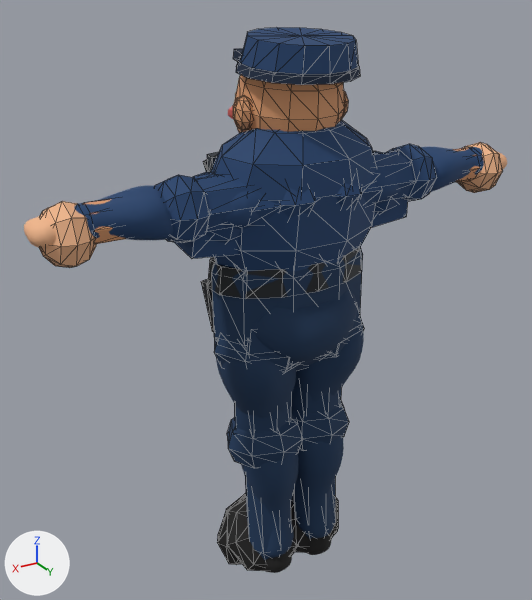
Before and after pictures for a commit that changed the glTF model assets/runtime/mixamo/characters/policeOfficer.glb.
One viewpoint serves both versions: a 50 mm camera at (1.252, 1.927, 1.14) aimed at (0.045, -0.084, 0.134). Lighting does not change. The marker at lower left points along +X, +Y and +Z. The first picture is the older version. Mesh edges are drawn as thin lines on the coarser meshes. Vertices at exactly the same position are counted once.

Objects in the first picture: 'PoliceOfficer_belt', 'PoliceOfficer_boot', 'PoliceOfficer_humanHands', 'PoliceOfficer_humanPants', 'PoliceOfficer_humanSleeves', 'PoliceOfficer_pants', 'PoliceOfficer_pantsJoint', 'PoliceOfficer_skin', 'PoliceOfficer_skinLight', 'PoliceOfficer_uniform', 'PoliceOfficer_uniformDark', 'PoliceOfficer_uniformJoint' and 4 more.
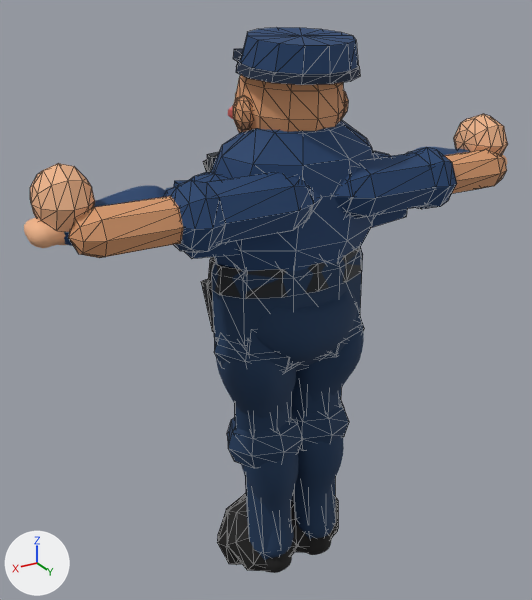
Changed parts and their boxes [x1, y1, x2, y2] in the pictures (532 x 600 px; the box of a moved part takes in the faces that stretch with it):
'PoliceOfficer_uniform', reshaped: before [195, 27, 414, 272]; after [205, 27, 435, 272]
'PoliceOfficer_skin', reshaped (11% wider, 8% taller): before [83, 75, 480, 244]; after [68, 75, 507, 258]
'PoliceOfficer_uniformJoint', reshaped: before [155, 144, 437, 259]; after [164, 147, 457, 259]
'PoliceOfficer_skinLight', reshaped: before [39, 142, 503, 268]; after [30, 114, 508, 232]
part 1 of me_mesh_0, moved or reshaped (mostly hidden before): before [454, 148, 480, 182]; after [444, 149, 507, 194]
part 2 of me_mesh_0, moved or reshaped: before [83, 199, 126, 244]; after [68, 196, 183, 258]
part 3 of me_mesh_1, moved or reshaped: before [457, 142, 503, 193]; after [454, 114, 508, 156]
part 4 of me_mesh_1, moved or reshaped: before [39, 201, 96, 268]; after [30, 163, 95, 232]
part 5 of me_mesh_3, moved or reshaped: before [335, 177, 364, 208]; after [333, 167, 358, 216]
part 6 of me_mesh_3, moved or reshaped (mostly hidden afterwards): before [278, 187, 319, 218]; after [289, 176, 322, 224]
part 7 of me_mesh_3, moved or reshaped: before [195, 151, 414, 232]; after [205, 152, 435, 244]
part 8 of me_mesh_6, moved or reshaped (not visible afterwards): before [362, 172, 380, 206]
part 9 of me_mesh_6, moved or reshaped (not visible afterwards): before [250, 191, 281, 226]
part 10 of me_mesh_6, moved or reshaped: before [386, 144, 437, 202]; after [406, 147, 457, 209]
part 11 of me_mesh_6, moved or reshaped: before [155, 175, 210, 243]; after [164, 180, 226, 253]
'PoliceOfficer_humanSleeves', unchanged, covered by the edit: before [74, 147, 484, 240]; after [64, 147, 470, 246]

What the commit changed:
me_mesh_0 is used by ob_policeofficer_skin; location (0.0, 0.0, 0.0).
me_mesh_0 had 256 vertices, 488 faces and spanned x -0.76..0.76, y -0.17..0.13, z 0.49..1.0.
me_mesh_0 now has 256 vertices, 488 faces and spans x -0.77..0.77, y -0.17..0.23, z 0.48..1.0.
me_mesh_0 part 1: the loose piece of 34 vertices spanning x -0.76..-0.35, y 0.0..0.13, z 0.49..0.61 is scaled about its middle by (1.02, 1.15, 1.16), then moved by (0.0, 0.09, 0.0).
me_mesh_0 part 2: the loose piece of 34 vertices spanning x 0.35..0.76, y 0.0..0.13, z 0.49..0.61 is scaled about its middle by (1.02, 1.15, 1.16), then moved by (0.0, 0.09, 0.0).
me_mesh_1 is used by ob_policeofficer_skinlight; location (0.0, 0.0, 0.0).
me_mesh_1 had 136 vertices, 260 faces and spanned x -0.83..0.83, y -0.24..0.16, z 0.44..0.85.
me_mesh_1 now has 136 vertices, 260 faces and spans x -0.83..0.83, y -0.24..0.17, z 0.53..0.85.
me_mesh_1 part 3: the loose piece of 42 vertices spanning x -0.83..-0.67, y -0.03..0.16, z 0.44..0.62 is moved by (0.0, 0.0, 0.1).
me_mesh_1 part 4: the loose piece of 42 vertices spanning x 0.67..0.83, y -0.03..0.16, z 0.44..0.62 is moved by (0.0, 0.0, 0.1).
me_mesh_3 is used by ob_policeofficer_uniform; location (0.0, 0.0, 0.0).
me_mesh_3 had 368 vertices, 704 faces and spanned x -0.505..0.505, y -0.183..0.213, z 0.035..1.017.
me_mesh_3 now has 368 vertices, 704 faces and spans x -0.513..0.513, y -0.183..0.252, z 0.035..1.017.
me_mesh_3 part 5: the loose piece of 42 vertices spanning x -0.205..0.025, y -0.107..0.213, z 0.438..0.67 is multiplied about its middle by the matrix ((1.019, 0.011, 0.0), (0.011, 1.068, 0.001), (0.0, 0.001, 1.016)), then moved by (-0.017, 0.004, -0.001).
me_mesh_3 part 6: the loose piece of 42 vertices spanning x -0.025..0.205, y -0.107..0.213, z 0.438..0.67 is multiplied about its middle by the matrix ((1.019, -0.011, 0.0), (-0.011, 1.068, 0.001), (0.0, 0.001, 1.016)), then moved by (0.017, 0.004, -0.001).
me_mesh_3 part 7: 68 of 368 vertices moved; they spanned x -0.505..0.505, y -0.024..0.156, z 0.47..0.632 and now span x -0.513..0.513, y 0.051..0.252, z 0.459..0.643; mean shift (0.0, 0.085, 0.0); largest move (-0.137, 0.156, 0.551) -> (-0.137, 0.252, 0.551).
me_mesh_6 is used by ob_policeofficer_uniformjoint; location (0.0, 0.0, 0.0).
me_mesh_6 had 252 vertices, 472 faces and spanned x -0.506..0.506, y -0.09..0.178, z 0.393..0.651.
me_mesh_6 now has 252 vertices, 472 faces and spans x -0.508..0.508, y -0.09..0.27, z 0.393..0.655.
me_mesh_6 part 8: the loose piece of 34 vertices spanning x -0.286..0.076, y -0.058..0.172, z 0.452..0.642 is moved by (-0.022, 0.005, -0.001).
me_mesh_6 part 9: the loose piece of 34 vertices spanning x -0.076..0.286, y -0.058..0.172, z 0.452..0.642 is moved by (0.022, 0.005, -0.001).
me_mesh_6 part 10: the loose piece of 42 vertices spanning x -0.506..-0.33, y -0.045..0.178, z 0.451..0.651 is scaled about its middle by (1.02, 1.07, 1.04), then moved by (0.0, 0.085, 0.0).
me_mesh_6 part 11: the loose piece of 42 vertices spanning x 0.33..0.506, y -0.045..0.178, z 0.451..0.651 is scaled about its middle by (1.02, 1.07, 1.04), then moved by (0.0, 0.085, 0.0).
